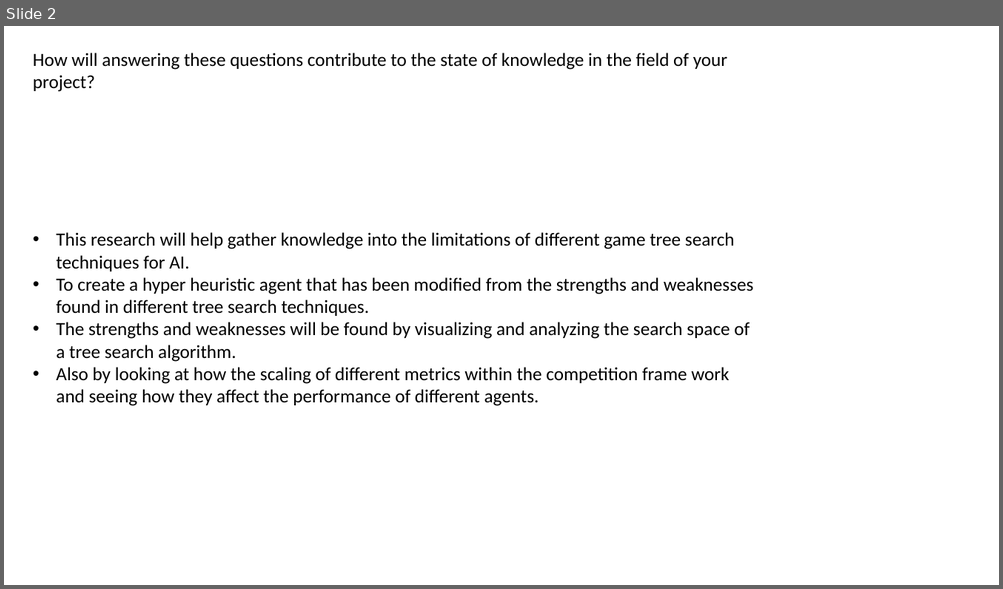
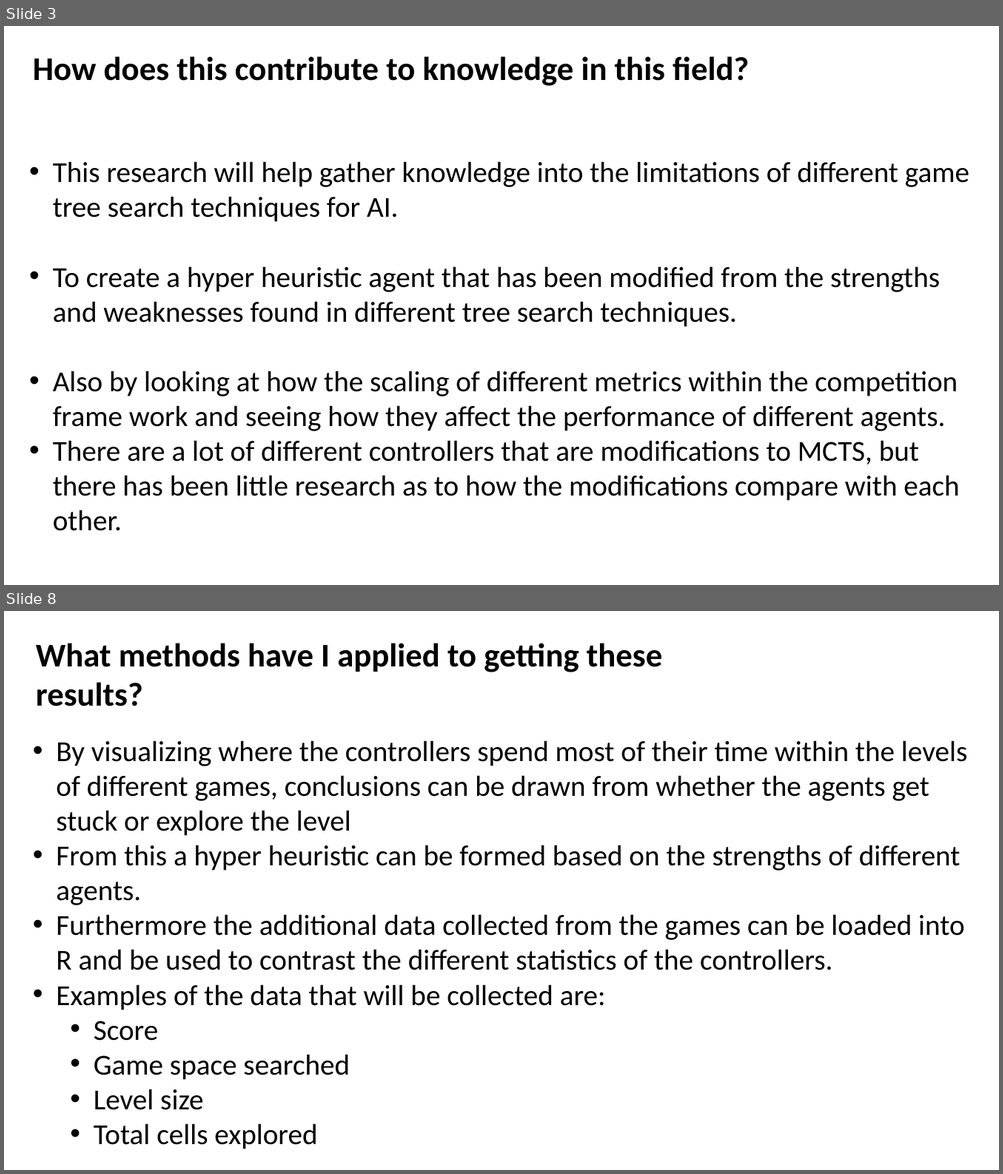
Before and after one commit to Alli1223/comp320-comp360-dissertation, a slide deck: Presentations/Findings Presentation/Findings.pptx. Shown one above the other, each under a label of ours: slide 2 before the commit, slides 3 and 8 after it; the slides between them are not shown. The pictures are 1003x589 and 1003x1174 pixels, drawn with LibreOffice and Linux fonts; fonts in the diff are those of the drawing. Boxes give left, top, right and bottom in pixels: in the first picture for what was removed or moved away, otherwise in the second. Text is boxed around its words. In the diff, an @@ line names an element or a change of style, - is before the commit and + after.

```diff
--- a/Presentations/Findings Presentation/Findings.pptx
+++ b/Presentations/Findings Presentation/Findings.pptx
@@ slide 8 added at <box>4,611,999,1170</box>, background #FFFFFF @@
@@ text added at <box>36,643,662,706</box>, 32 pt, text #000000, bold @@
+What methods have I applied to getting these results?
@@ text added at <box>56,741,967,1150</box>, 28 pt, text #000000 @@
+• By visualizing where the controllers spend most of their time within the levels of different games, conclusions can be drawn from whether the agents get stuck or explore the level
+• From this a hyper heuristic can be formed based on the strengths of different agents.
+• Furthermore the additional data collected from the games can be loaded into R and be used to contrast the different statistics of the controllers.
+• Examples of the data that will be collected are:
+  • Score
+  • Game space searched
+  • Level size
+  • Total cells explored
@@ what was slide 2 is now slide 3 @@
@@ slide 3 changed as well @@
@@ text at <box>33,56,748,86</box>: text changed; size 18 to 32 pt; bold on @@
-How will answering these questions contribute to the state of knowledge in the field of your project?
+How does this contribute to knowledge in this field?
@@ text "This research will help gather ...": place and size @@
-text "This research will help gather ..." at <box>56,232,754,406</box>
+text "This research will help gather ..." at <box>53,161,969,531</box>
@@ text at <box>53,161,969,432</box>: size 18 to 28 pt in "This research will help gather knowledge into ...", "To create a hyper heuristic agent that ...", "Also by looking at how the scaling ..." @@
@@ text at <box>56,322,749,362</box>: paragraph removed @@
-• The strengths and weaknesses will be found by visualizing and analyzing the search space of a tree search algorithm.
@@ text at <box>53,440,959,531</box>: paragraph added @@
+• There are a lot of different controllers that are modifications to MCTS, but there has been little research as to how the modifications compare with each other.
```
Also in this commit, not shown: 3 other slides changed, 5 other slides added, 5 slides removed, 13 other files.
